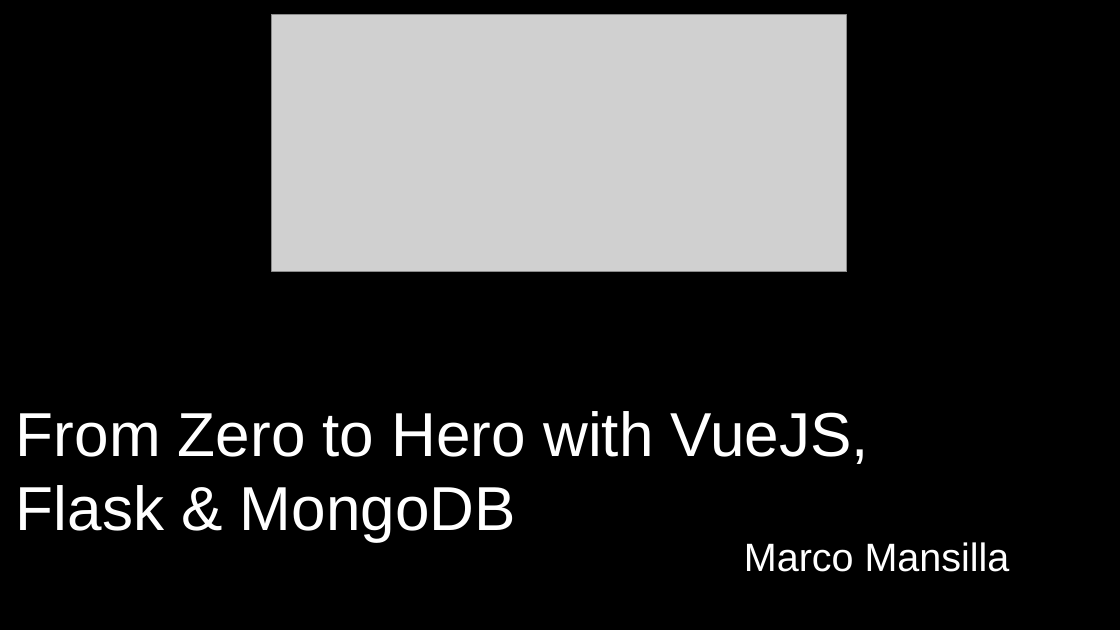
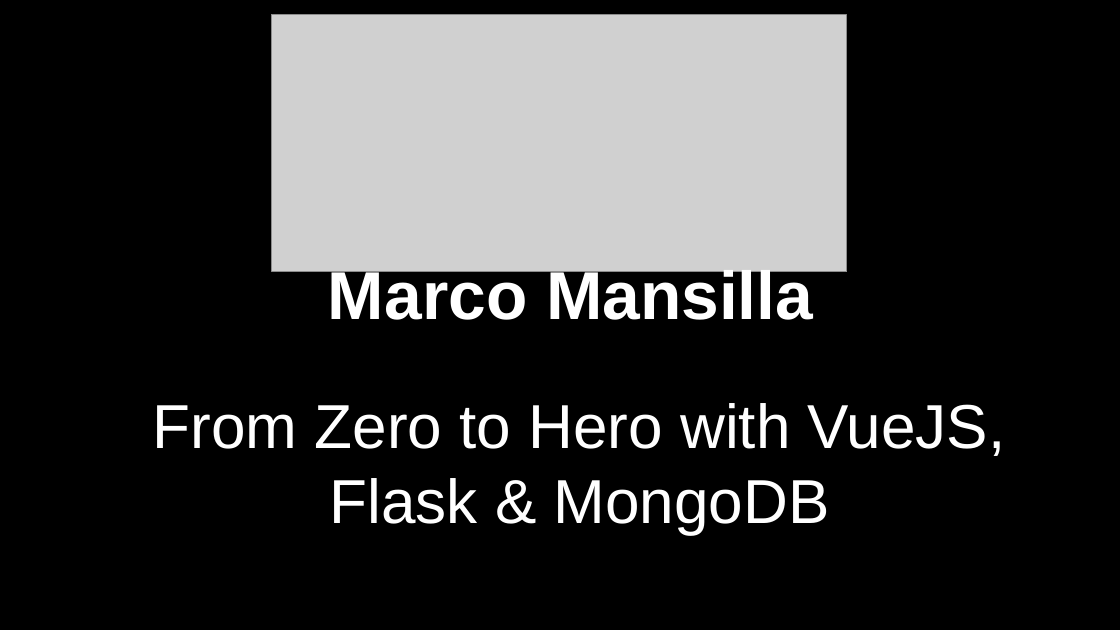
Before and after one commit to marcomansilla/flisol2020-zero-to-hero, a slide deck: slide 1 of diapos.odp. Drawn at 1120x630 pixels with LibreOffice and Linux fonts; fonts in the diff are those of the drawing; grey boxes stand for pictures. Boxes give left, top, right and bottom in pixels: in the first picture for what was removed or moved away, otherwise in the second. Text is boxed around its words. In the diff, an @@ line names an element or a change of style, - is before the commit and + after.

```diff
--- a/diapos.odp
+++ b/diapos.odp
@@ title "Marco Mansilla": place and size @@
-title "Marco Mansilla" at (744,542,1010,572)
+title "Marco Mansilla" at (328,265,813,320)
@@ title "Marco Mansilla" at (328,265,813,320): size 28 to 48 pt, bold on @@
@@ title "From Zero to Hero with ...": place and size @@
-title "From Zero to Hero with ..." at (16,411,869,541)
+title "From Zero to Hero with ..." at (153,403,1006,534)
@@ title "From Zero to Hero with ..." at (153,403,1006,534): alignment left to centre @@
```
Also in this commit, not shown: 5 other slides changed, 4 other files.
